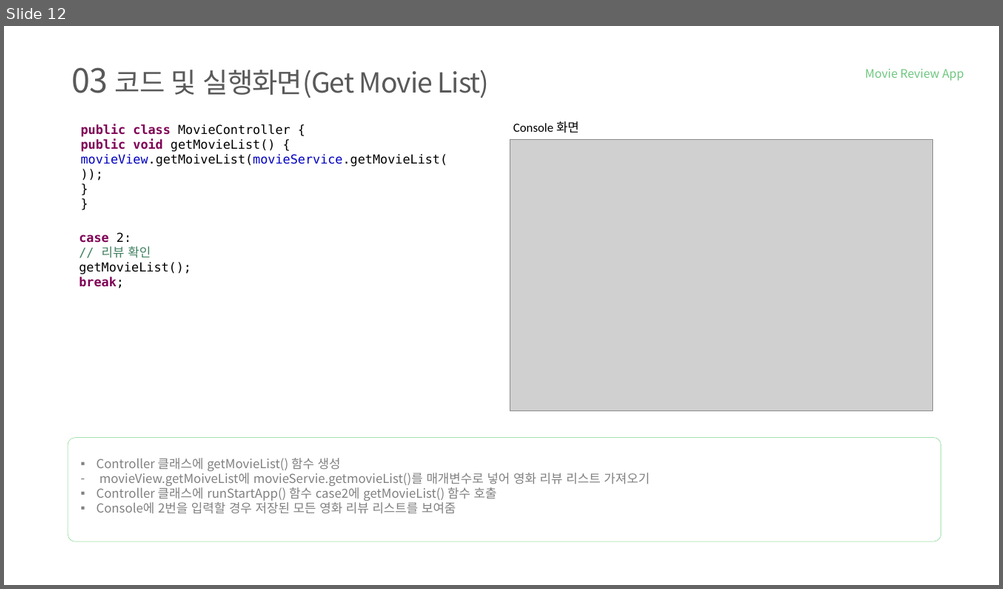
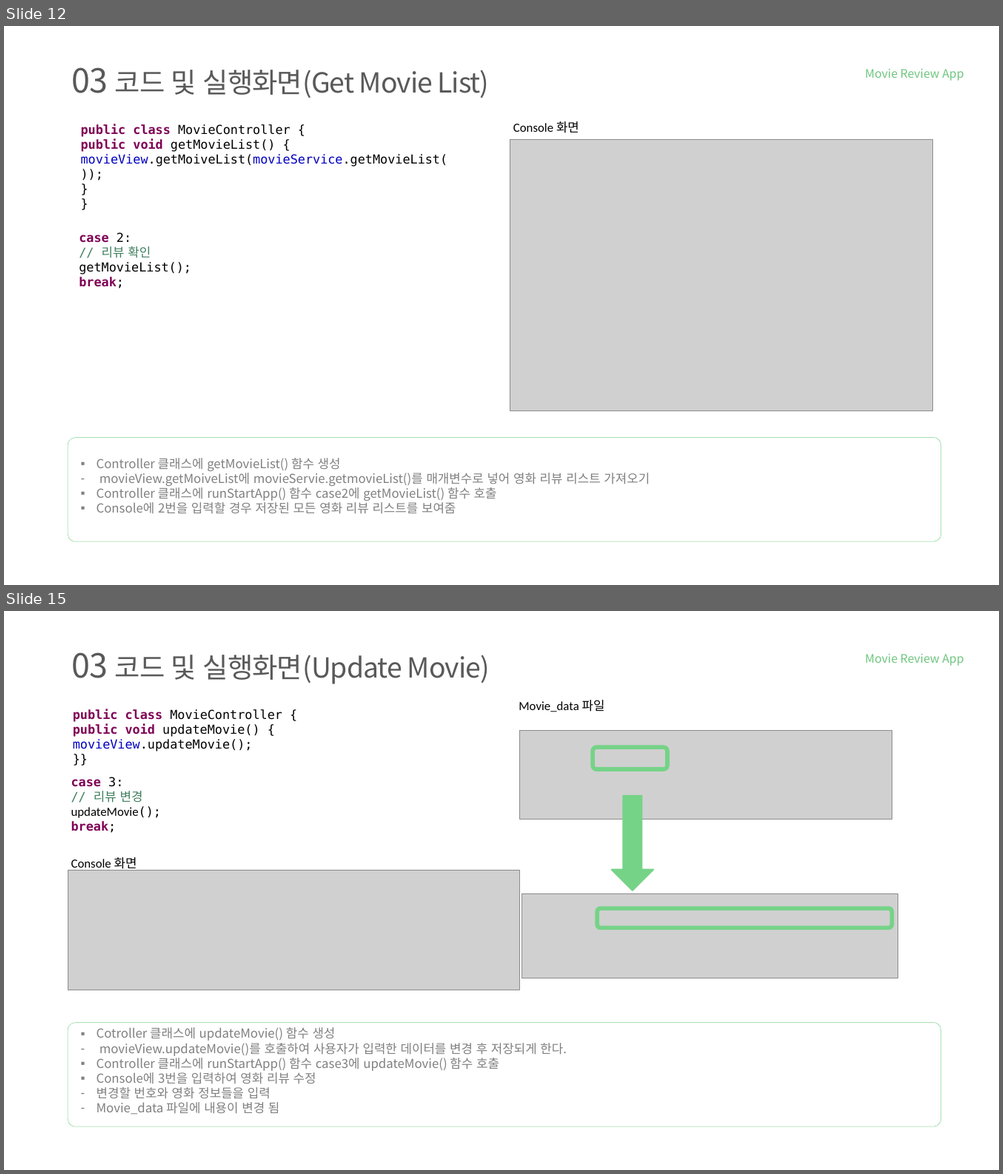
Before and after one commit to tnwjd121/MovieApp, a slide deck: ppt/국비(정보처리기능사)_백수정.pptx. Shown one above the other, each under a label of ours: slide 12 before the commit, slides 12 and 15 after it; the slides between them are not shown. The pictures are 1003x589 and 1003x1174 pixels, drawn with LibreOffice and Linux fonts; fonts in the diff are those of the drawing; grey boxes stand for pictures; background and template pictures are left out. Boxes give left, top, right and bottom in pixels: in the first picture for what was removed or moved away, otherwise in the second. Text is boxed around its words. In the diff, an @@ line names an element or a change of style, - is before the commit and + after.

```diff
--- a/ppt/국비(정보처리기능사)_백수정.pptx
+++ b/ppt/국비(정보처리기능사)_백수정.pptx
@@ slide 15 added at <box>4,611,999,1170</box>, background #FFFFFF @@
@@ text added at <box>72,652,489,684</box>, 40 pt, text #595959 @@
+03 코드 및 실행화면(Update Movie)
@@ text added at <box>865,654,963,666</box>, 17 pt, text #6EC67F @@
+Movie Review App
@@ text added at <box>73,709,282,752</box>, 18 pt, text #000000 @@
+public class MovieController {
+public void updateMovie() {
+movieView.updateMovie();
+}}
@@ text added at <box>518,700,605,712</box>, 18 pt, text #000000 @@
+Movie_data 파일
@@ picture added at <box>520,730,892,820</box> @@
@@ rounded rectangle added at <box>592,747,667,769</box>, outline #75D387 6 pt @@
@@ text added at <box>71,777,161,833</box>, 18 pt, text #000000 @@
+case 3:
+// 리뷰 변경
+updateMovie();
+break;
@@ down arrow added at <box>612,796,653,891</box>, fill #75D387, outline #75D387 2 pt @@
@@ picture added at <box>68,870,519,991</box> @@
@@ text added at <box>71,857,137,871</box>, 18 pt, text #000000 @@
+Console 화면
@@ picture added at <box>521,894,897,979</box> @@
@@ rounded rectangle added at <box>597,908,891,928</box>, outline #75D387 6 pt @@
@@ rounded rectangle added at <box>68,1022,940,1127</box>, outline #75D387 0.5 pt @@
@@ text added at <box>96,1028,566,1115</box>, 18 pt, text #808080 @@
+▪ Cotroller 클래스에 updateMovie() 함수 생성
+– movieView.updateMovie()를 호출하여 사용자가 입력한 데이터를 변경 후 저장되게 한다.
+▪ Controller 클래스에 runStartApp() 함수 case3에 updateMovie() 함수 호출
+▪ Console에 3번을 입력하여 영화 리뷰 수정
+– 변경할 번호와 영화 정보들을 입력
+– Movie_data 파일에 내용이 변경 됨
```
Also in this commit, not shown: 3 slides changed, 9 other slides added, 2 slides removed, 1 other file.
